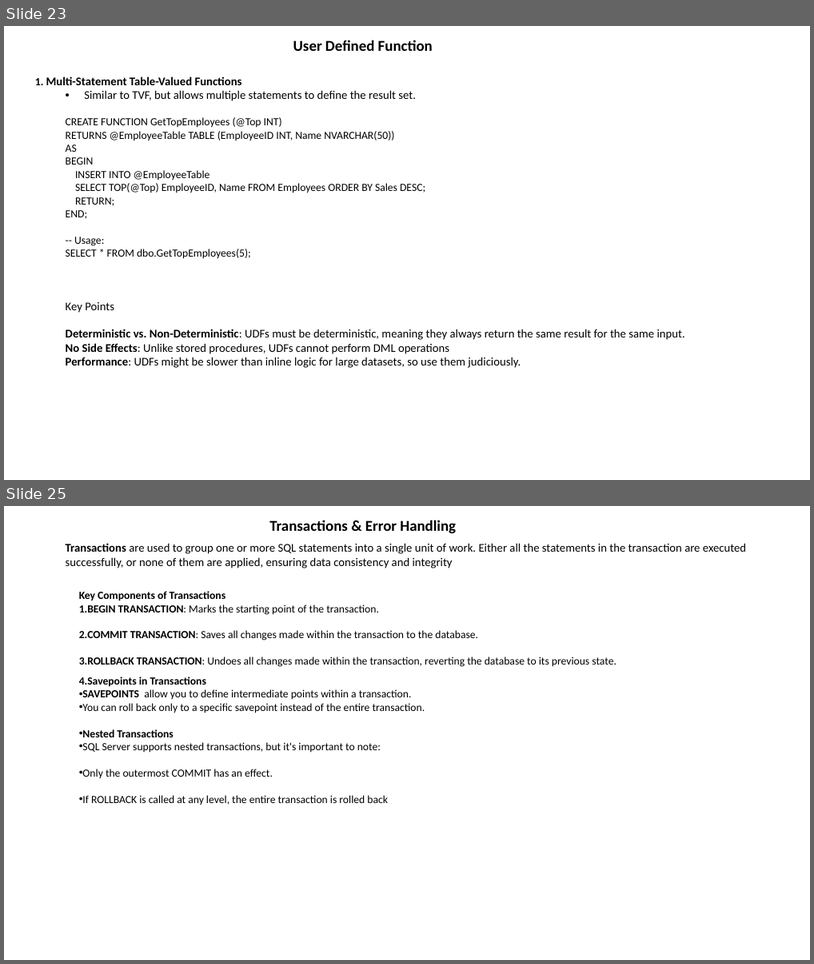
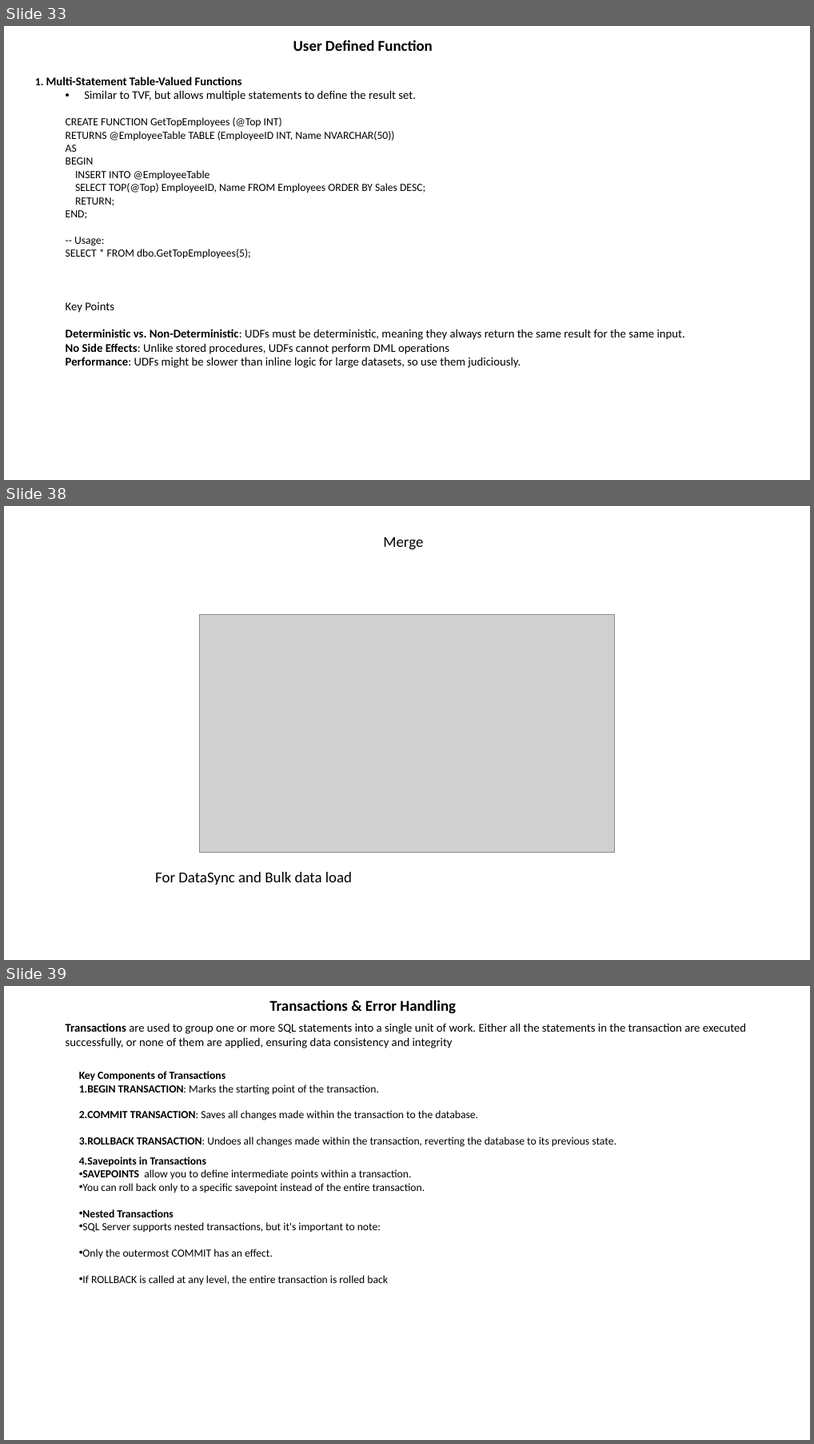
Before and after one commit to NareshESSPL/ESSPL_SqlTraining_AMS, a slide deck: DBMS.pptx. Shown one above the other, each under a label of ours: slides 23 and 25 before the commit, slides 33, 38 and 39 after it; the slides between them are not shown. The pictures are 814x964 and 814x1444 pixels, drawn with LibreOffice and Linux fonts; fonts in the diff are those of the drawing; grey boxes stand for pictures. Boxes give left, top, right and bottom in pixels: in the first picture for what was removed or moved away, otherwise in the second. Text is boxed around its words. In the diff, an @@ line names an element or a change of style, - is before the commit and + after.

```diff
--- a/DBMS.pptx
+++ b/DBMS.pptx
@@ slide 38 added at [4, 506, 810, 960], background #FFFFFF @@
@@ text added at [383, 537, 423, 550], 18 pt, text #000000 @@
+Merge
@@ picture added at [199, 614, 614, 852] @@
@@ text added at [155, 872, 352, 884], 18 pt, text #000000 @@
+For DataSync and Bulk data load
@@ what was slide 23 is now slide 33 @@
@@ what was slide 25 is now slide 39 @@
```
Also in this commit, not shown: 4 slides changed, 14 other slides added, 1 slide removed, 28 other files.
